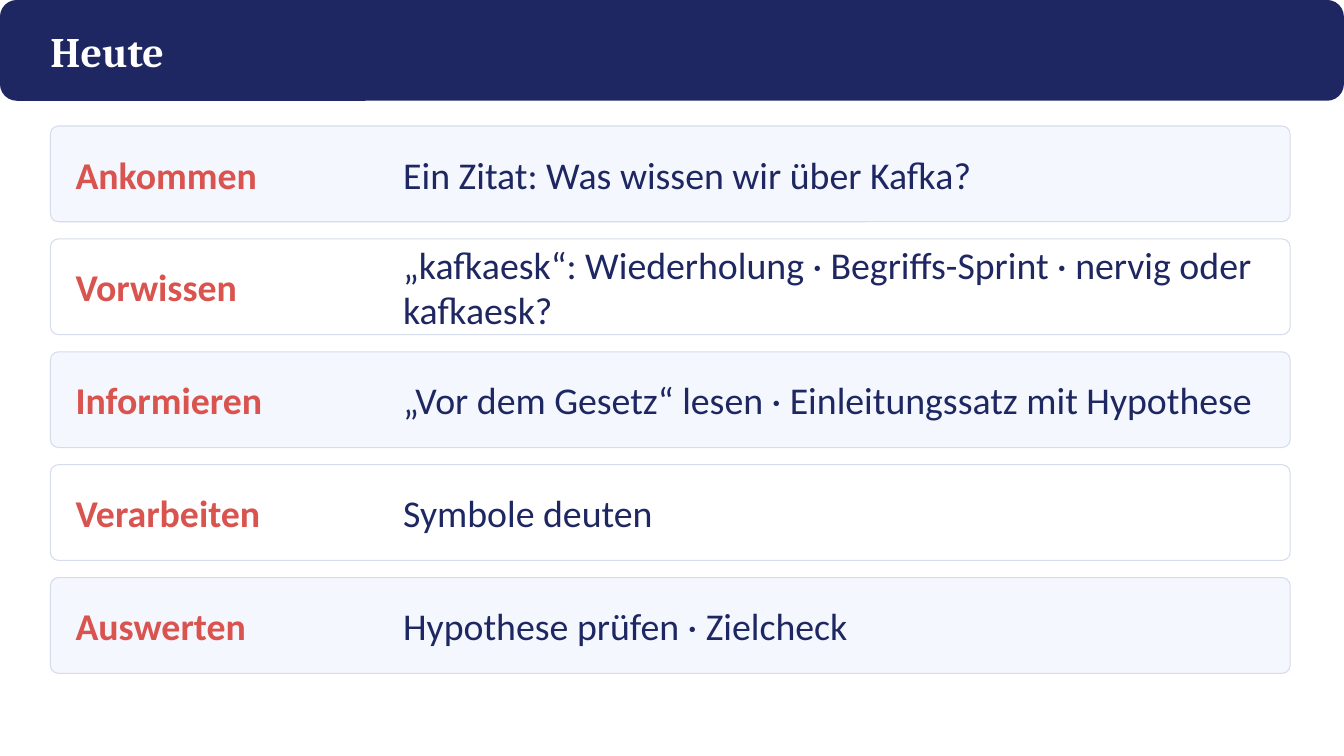
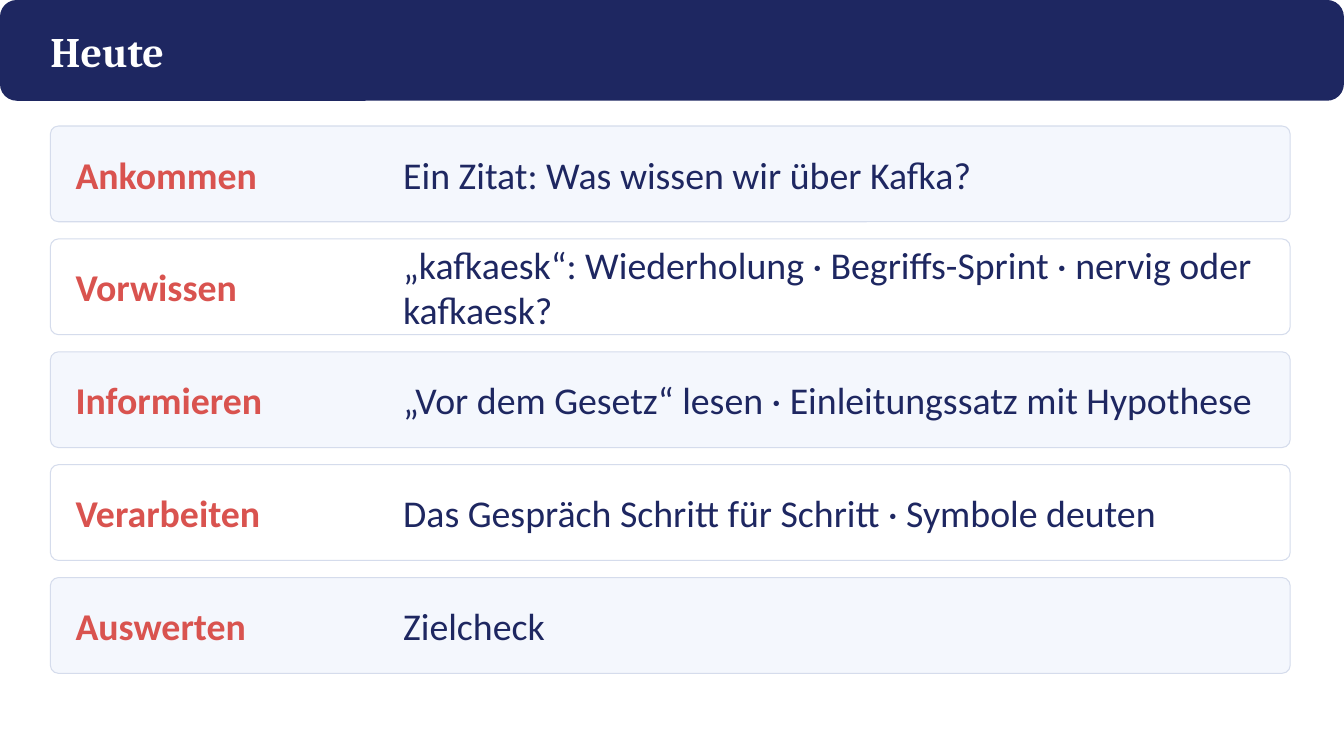
Before and after one commit to golzkonstantin-gif/Schule, a slide deck: slide 2 of Deutsch_11/Kafka_Vor_dem_Gesetz/Praesentation_Vor_dem_Gesetz.pptx. Drawn at 1344x756 pixels with LibreOffice and Linux fonts; fonts in the diff are those of the drawing. Boxes give left, top, right and bottom in pixels: in the first picture for what was removed or moved away, otherwise in the second. Text is boxed around its words. In the diff, an @@ line names an element or a change of style, - is before the commit and + after.

```diff
--- a/Deutsch_11/Kafka_Vor_dem_Gesetz/Praesentation_Vor_dem_Gesetz.pptx
+++ b/Deutsch_11/Kafka_Vor_dem_Gesetz/Praesentation_Vor_dem_Gesetz.pptx
@@ text at bbox=[403, 500, 1155, 533]: text changed @@
-Symbole deuten
+Das Gespräch Schritt für Schritt · Symbole deuten
@@ text at bbox=[403, 613, 545, 641]: text changed @@
-Hypothese prüfen · Zielcheck
+Zielcheck
```
Also in this commit, not shown: 3 other slides changed, 5 slides added, 2 slides removed, 10 other files.
